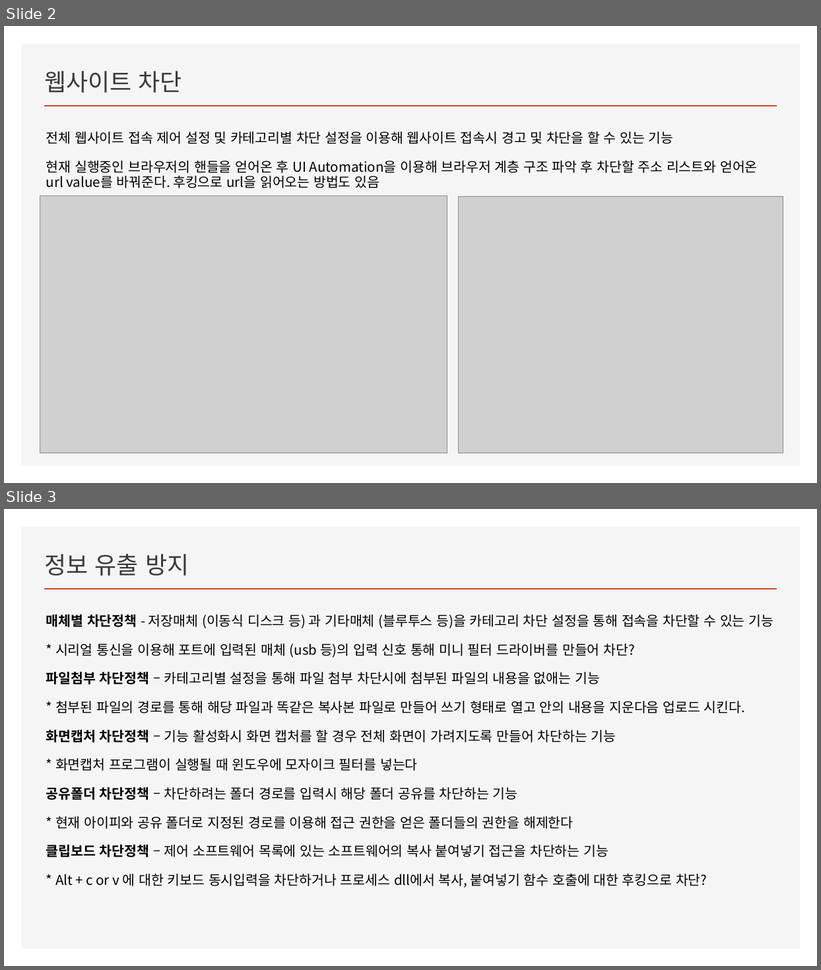
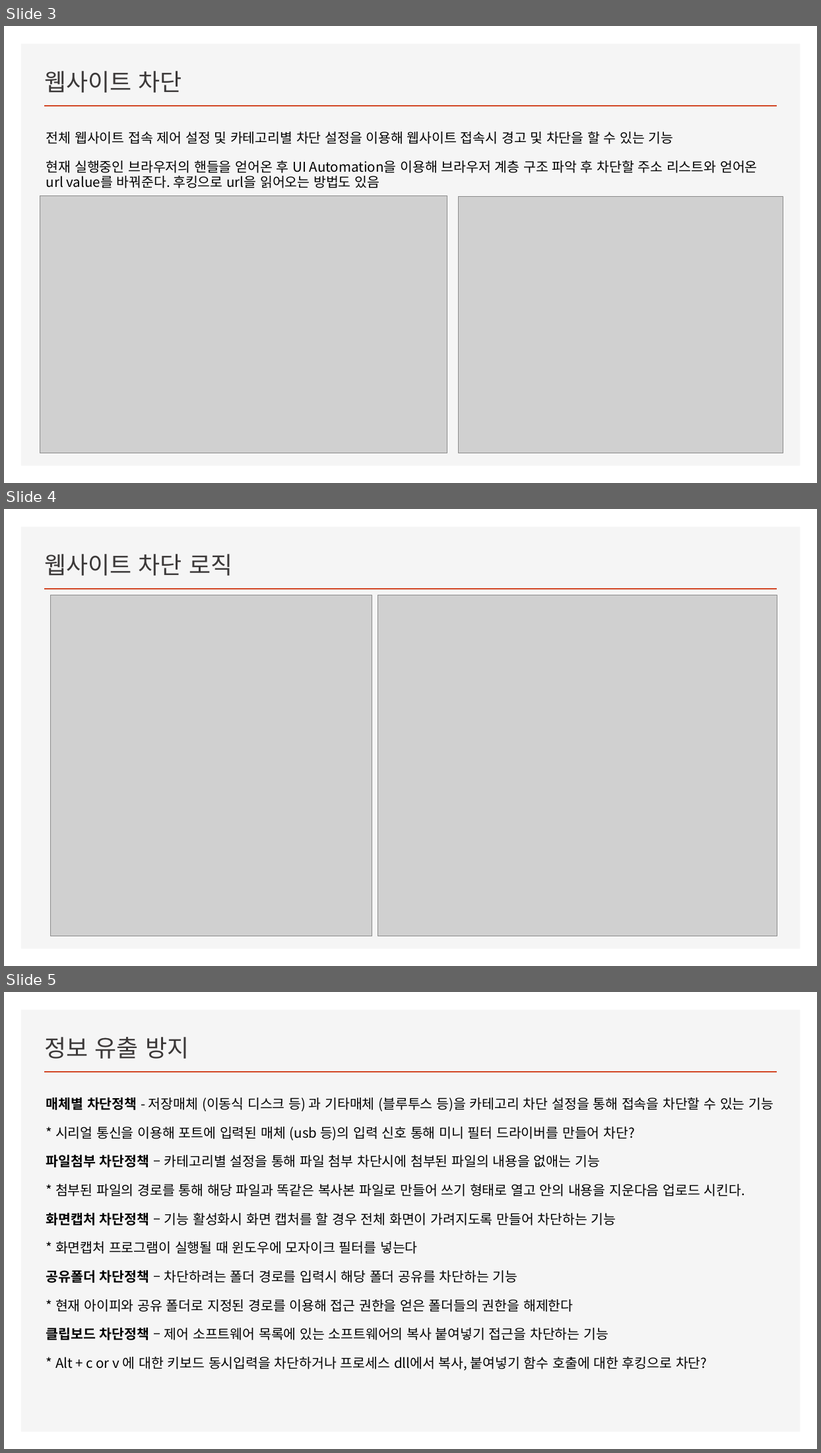
Before and after one commit to wsxc94/DLP-Study, a slide deck: 에이전트발표.pptx. Shown one above the other, each under a label of ours: slides 2 and 3 before the commit, slides 3, 4 and 5 after it. The pictures are 821x970 and 821x1453 pixels, drawn with LibreOffice and Linux fonts; fonts in the diff are those of the drawing; grey boxes stand for pictures. Boxes give left, top, right and bottom in pixels: in the first picture for what was removed or moved away, otherwise in the second. Text is boxed around its words. In the diff, an @@ line names an element or a change of style, - is before the commit and + after.

```diff
--- a/에이전트발표.pptx
+++ b/에이전트발표.pptx
@@ slide 4 added at (4, 509, 817, 966), background #FFFFFF; not listed: 2 template elements that a slide beside it also shows @@
@@ title added at (45, 554, 232, 576), 28 pt, text #3B3838 @@
+웹사이트 차단 로직
@@ picture added at (50, 595, 372, 937) @@
@@ picture added at (378, 595, 778, 937) @@
@@ what was slide 2 is now slide 3 @@
@@ what was slide 3 is now slide 5 @@
```
Also in this commit, not shown: 1 slide changed, 1 other slide added, 2 other files.
